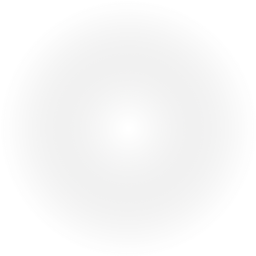
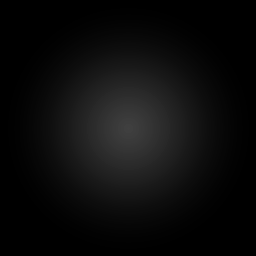
Revision of a layered 256×256 image; what changed, layer by layer:
added layer "Layer 5" above "Layer 4" over 7, 7, 250, 250
hid "Layer 1", opacity 50% → 100% over 1, 1, 256, 256
showed "Layer 2" over 0, 0, 256, 256
